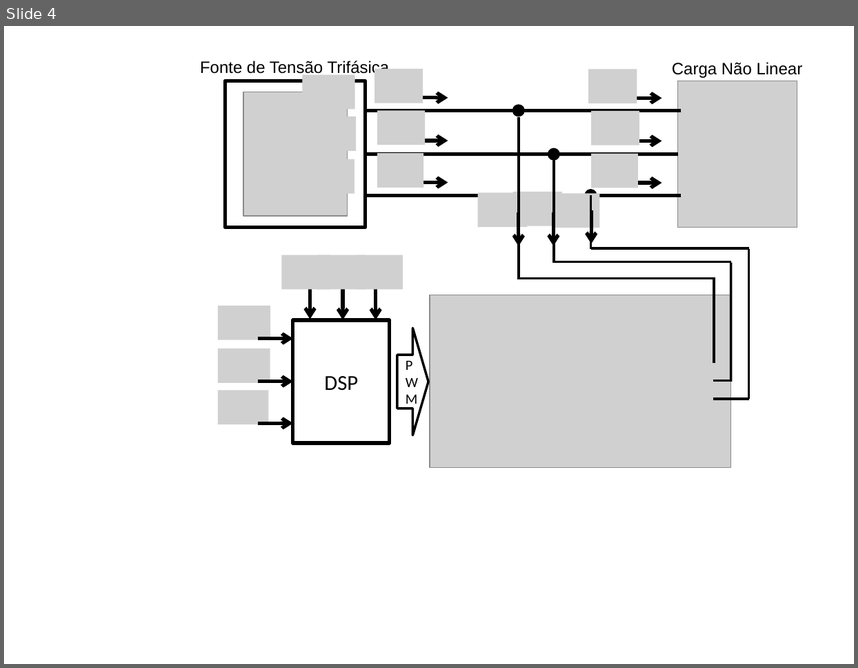
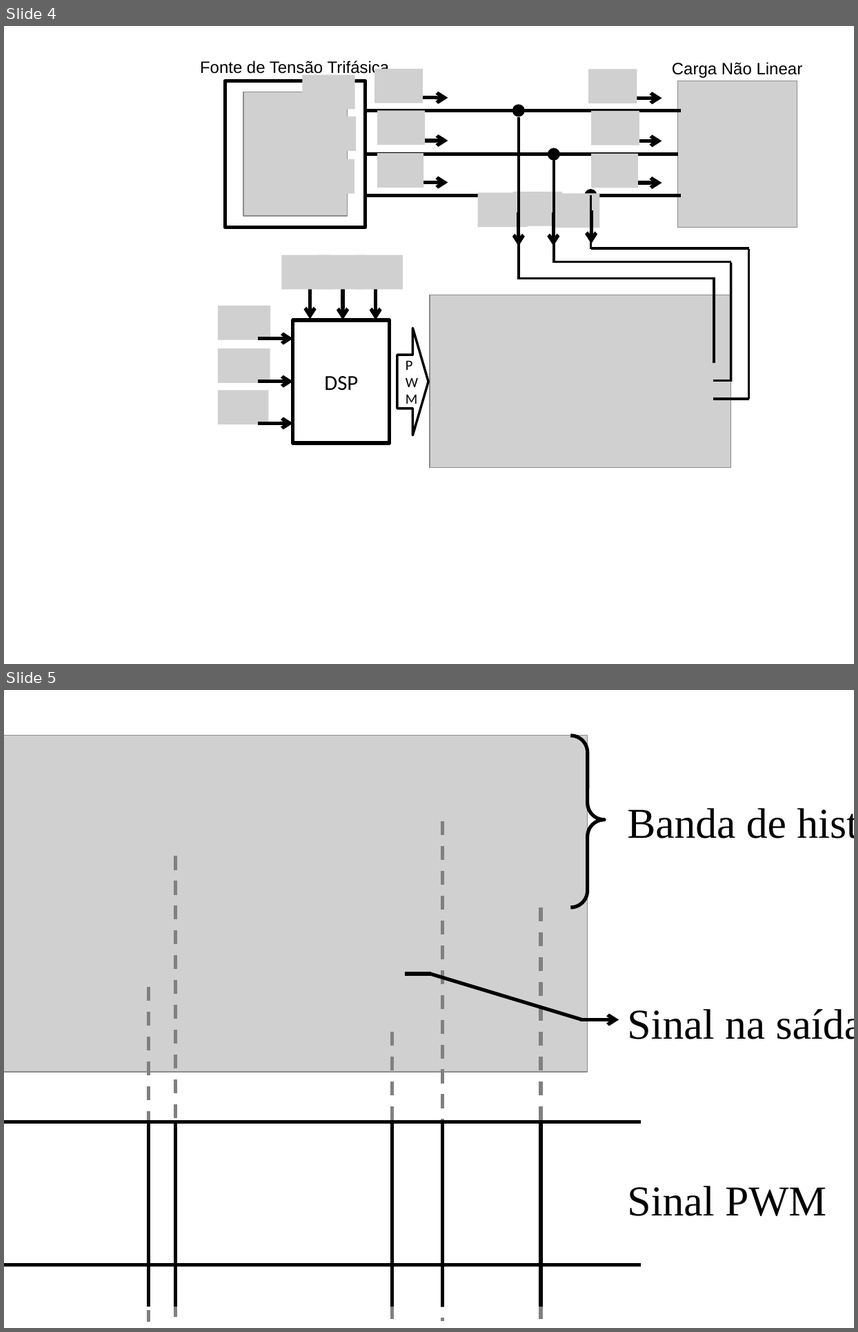
Before and after one commit to jpsoliv/MestradoJPSO, a slide deck: Tranqueiras de ppt/desenhos_filtro_complexo.pptx. Shown one above the other, each under a label of ours: slide 4 before the commit, slides 4 and 5 after it. The pictures are 858x668 and 858x1332 pixels, drawn with LibreOffice and Linux fonts; fonts in the diff are those of the drawing; grey boxes stand for pictures. Boxes give left, top, right and bottom in pixels: in the first picture for what was removed or moved away, otherwise in the second. Text is boxed around its words. In the diff, an @@ line names an element or a change of style, - is before the commit and + after.

```diff
--- a/Tranqueiras de ppt/desenhos_filtro_complexo.pptx
+++ b/Tranqueiras de ppt/desenhos_filtro_complexo.pptx
@@ slide 5 added at (x1=4, y1=690, x2=854, y2=1328), background #FFFFFF @@
@@ picture added at (x1=4, y1=735, x2=587, y2=1071) @@
@@ right brace added at (x1=571, y1=735, x2=605, y2=907), outline #000000 3 pt @@
@@ text added at (x1=627, y1=808, x2=786, y2=838), 36 pt, text #000000 @@
+Banda de histerese
@@ line added from (443, 821) to (443, 1321), #808080 3 pt dashed @@
@@ line added from (175, 856) to (175, 1321), #808080 3 pt dashed @@
@@ line added from (540, 907) to (540, 1328), #808080 3 pt dashed @@
@@ line added from (430, 974) to (406, 974), #000000 3 pt @@
@@ line added from (582, 1020) to (430, 974), #000000 3 pt @@
@@ line added from (148, 987) to (148, 1321), #808080 3 pt dashed @@
@@ arrow added from (580, 1020) to (619, 1020), #000000 3 pt @@
@@ text added at (x1=627, y1=1009, x2=854, y2=1039), 36 pt, text #000000 @@
+Sinal na saída
@@ line added from (392, 1031) to (392, 1328), #808080 3 pt dashed @@
@@ line added from (4, 1121) to (641, 1121), #000000 3 pt @@
@@ line added from (148, 1306) to (148, 1121), #000000 3 pt @@
@@ line added from (175, 1306) to (175, 1121), #000000 3 pt @@
@@ line added from (392, 1306) to (392, 1121), #000000 3 pt @@
@@ line added from (443, 1306) to (443, 1121), #000000 3 pt @@
@@ line added from (540, 1306) to (540, 1121), #000000 3 pt @@
@@ text added at (x1=627, y1=1185, x2=826, y2=1216), 36 pt, text #000000 @@
+Sinal PWM
@@ line added from (4, 1265) to (641, 1265), #000000 3 pt @@
```
Also in this commit, not shown: 2 other files.
